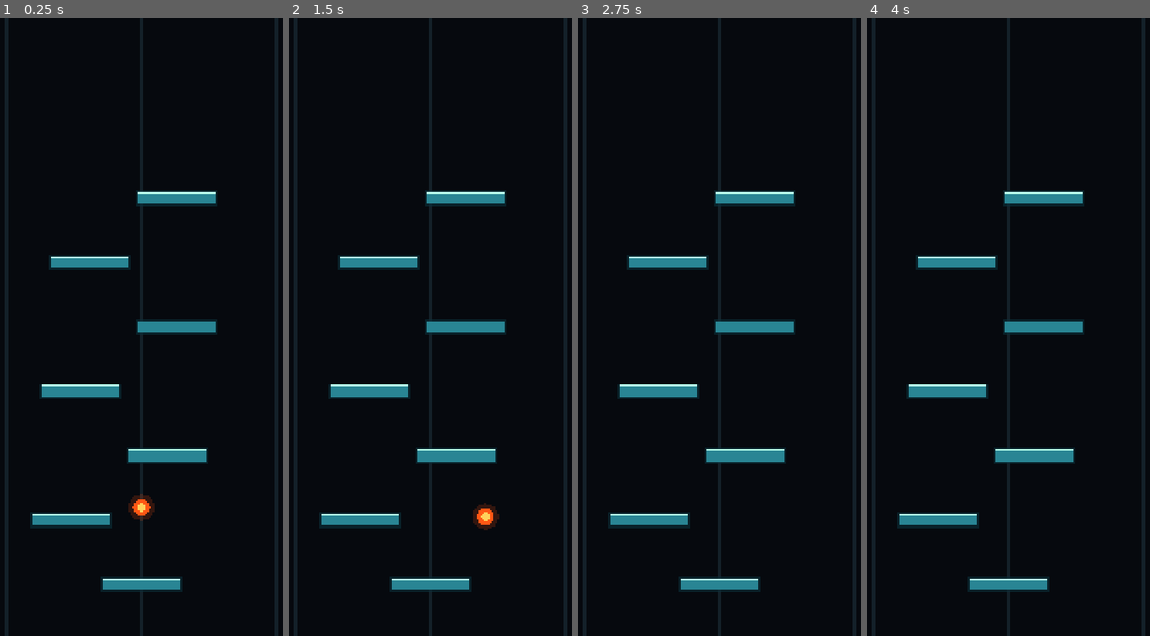
Above: before the commit, frames 1-4 (left to right).
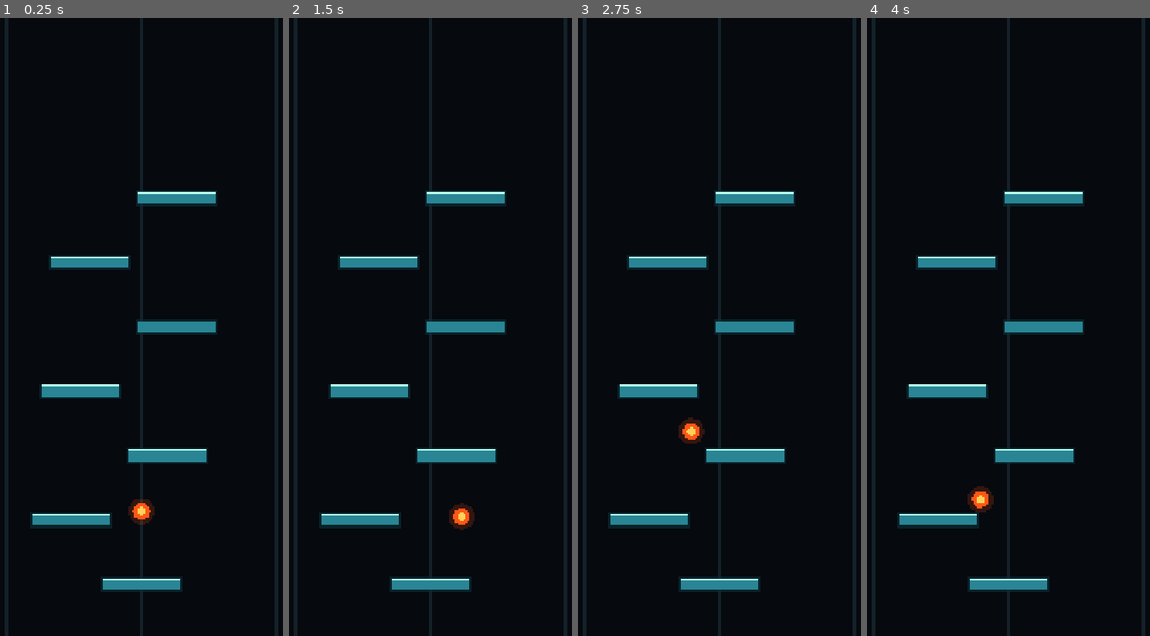
Above: after the commit, the same moments.

Repository: ScriptByFei/kernwerk-godot
Game: Godot game, scene res://scenes/game/game.tscn
Two runs of this game, one before a commit and one after it. Both use one fixed random seed, a clock stepped at 60 frames per second and the inputs below.
Inputs (mouse positions are in pixels of both pictures, inside the frame that each line leads up to):
- Up to frame 1 (0.25 s): no input
- Up to frame 2 (1.5 s): tap Enter at 0.5 s; move the mouse to (506, 296) at 0.52 s; hold D (move_right) 0.53-1.25 s; click (506, 296) at 0.67 s; drag from (359, 357) to (413, 450) at 1.27 s
- Up to frame 3 (2.75 s): move the mouse to (753, 191) at 2.02 s; hold A (move_left) from 2.03 s (still down); click (753, 191) at 2.17 s
- Up to frame 4 (4 s): release A (move_left) at 2.75 s; tap Space at 2.75 s; drag from (991, 450) to (903, 234) at 2.77 s; move the mouse to (1113, 419) at 3.52 s; hold D (move_right) from 3.53 s (still down); click (1113, 419) at 3.67 s

The runs differ from the first frame. In frame 1, 0.2% of the frame differs, in the area x 45-55%, y 77-82%; in frame 2, 0.6%, in the area x 56-75%, y 78-83%; in frame 3, 0.3%; in frame 4, 0.3%.

Commit message:
fix: improve jump control and one-way platforms

Diff:
--- a/scripts/game/game.gd
+++ b/scripts/game/game.gd
@@ -2,7 +2,6 @@
 
 var jumper: Jumper
 var camera: VerticalCamera
-var drag_origin := Vector2.ZERO
 var is_dragging := false
 
 func _ready() -> void:
@@ -41,23 +40,26 @@
 func _unhandled_input(event: InputEvent) -> void:
 	if event is InputEventMouseButton and event.button_index == MOUSE_BUTTON_LEFT:
 		is_dragging = event.pressed
-		drag_origin = event.position
-		if not is_dragging:
-			jumper.set_horizontal_intent(0.0)
+		if is_dragging:
+			_set_horizontal_target(event.position)
+		else:
+			jumper.clear_horizontal_target()
 	elif event is InputEventMouseMotion and is_dragging:
-		_set_drag_intent(event.position)
+		_set_horizontal_target(event.position)
 	elif event is InputEventScreenTouch:
 		is_dragging = event.pressed
-		drag_origin = event.position
-		if not is_dragging:
-			jumper.set_horizontal_intent(0.0)
+		if is_dragging:
+			_set_horizontal_target(event.position)
+		else:
+			jumper.clear_horizontal_target()
 	elif event is InputEventScreenDrag and is_dragging:
-		_set_drag_intent(event.position)
+		_set_horizontal_target(event.position)
 	elif event is InputEventKey:
 		_set_keyboard_intent()
 
-func _set_drag_intent(pointer_position: Vector2) -> void:
-	jumper.set_horizontal_intent((pointer_position.x - drag_origin.x) / JumpConfig.DRAG_DISTANCE)
+func _set_horizontal_target(pointer_position: Vector2) -> void:
+	var canvas_to_world := get_viewport().get_canvas_transform().affine_inverse()
+	jumper.set_horizontal_target((canvas_to_world * pointer_position).x)
 
 func _set_keyboard_intent() -> void:
 	jumper.set_horizontal_intent(Input.get_axis("move_left", "move_right"))
--- a/scripts/jump/jump_config.gd
+++ b/scripts/jump/jump_config.gd
@@ -8,13 +8,12 @@
 const MAX_HORIZONTAL_SPEED := 700.0
 const HORIZONTAL_ACCELERATION := 3600.0
 const HORIZONTAL_DRAG := 2800.0
+const HORIZONTAL_TARGET_DISTANCE := 180.0
 
 const JUMPER_SIZE := Vector2(58.0, 58.0)
 const PLATFORM_SIZE := Vector2(240.0, 34.0)
 const CAMERA_LEAD := 260.0
 const CAMERA_START := Vector2(540.0, 960.0)
-const DRAG_DISTANCE := 180.0
-
 const PLATFORM_LAYOUT := [
 	Vector2(540.0, 1760.0),
 	Vector2(320.0, 1560.0),
--- a/scripts/jump/jumper.gd
+++ b/scripts/jump/jumper.gd
@@ -4,6 +4,8 @@
 signal bounced
 
 var horizontal_intent := 0.0
+var horizontal_target_x := 0.0
+var has_horizontal_target := false
 
 func _ready() -> void:
 	collision_layer = 1
@@ -27,11 +29,26 @@
 	velocity.y += JumpConfig.GRAVITY * delta
 
 func set_horizontal_intent(intent: float) -> void:
+	has_horizontal_target = false
 	horizontal_intent = clampf(intent, -1.0, 1.0)
+
+func set_horizontal_target(target_x: float) -> void:
+	horizontal_target_x = target_x
+	has_horizontal_target = true
+
+func clear_horizontal_target() -> void:
+	has_horizontal_target = false
+	horizontal_intent = 0.0
 
 func apply_horizontal_steering(delta: float) -> void:
 	var target_speed := horizontal_intent * JumpConfig.MAX_HORIZONTAL_SPEED
-	var rate := JumpConfig.HORIZONTAL_ACCELERATION if horizontal_intent != 0.0 else JumpConfig.HORIZONTAL_DRAG
+	if has_horizontal_target:
+		target_speed = clampf(
+			(horizontal_target_x - global_position.x) / JumpConfig.HORIZONTAL_TARGET_DISTANCE * JumpConfig.MAX_HORIZONTAL_SPEED,
+			-JumpConfig.MAX_HORIZONTAL_SPEED,
+			JumpConfig.MAX_HORIZONTAL_SPEED
+		)
+	var rate := JumpConfig.HORIZONTAL_ACCELERATION if not is_zero_approx(target_speed) else JumpConfig.HORIZONTAL_DRAG
 	velocity.x = move_toward(velocity.x, target_speed, rate * delta)
 	velocity.x = clampf(velocity.x, -JumpConfig.MAX_HORIZONTAL_SPEED, JumpConfig.MAX_HORIZONTAL_SPEED)
 
--- a/scripts/jump/platform.gd
+++ b/scripts/jump/platform.gd
@@ -10,6 +10,7 @@
 	var shape := RectangleShape2D.new()
 	shape.size = platform_size
 	collision.shape = shape
+	collision.one_way_collision = true
 	add_child(collision)
 	queue_redraw()
 
--- a/tests/jump_physics_test.gd
+++ b/tests/jump_physics_test.gd
@@ -28,6 +28,23 @@
 	jumper.apply_horizontal_steering(10.0)
 	_check(jumper.velocity.x == JumpConfig.MAX_HORIZONTAL_SPEED, "horizontal steering is speed-capped")
 
+	jumper.position.x = 540.0
+	jumper.velocity.x = 0.0
+	jumper.set_horizontal_target(360.0)
+	jumper.apply_horizontal_steering(10.0)
+	_check(jumper.velocity.x == -JumpConfig.MAX_HORIZONTAL_SPEED, "left target produces capped leftward motion")
+
+	jumper.velocity.x = 0.0
+	jumper.set_horizontal_target(720.0)
+	jumper.apply_horizontal_steering(10.0)
+	_check(jumper.velocity.x == JumpConfig.MAX_HORIZONTAL_SPEED, "right target produces capped rightward motion")
+
+	jumper.velocity.x = 300.0
+	jumper.set_horizontal_target(jumper.position.x)
+	jumper.apply_horizontal_steering(10.0)
+	_check(jumper.velocity.x == 0.0, "target at jumper position damps horizontal velocity to zero")
+	await _check_rising_platform_pass_through()
+
 	jumper.velocity.y = 240.0
 	jumper.bounce_from(platform, true)
 	_check(-jumper.velocity.y > JumpConfig.BASE_BOUNCE_SPEED, "overload bounce is higher than base bounce")
@@ -56,6 +73,24 @@
 	world.queue_free()
 	await process_frame
 
+func _check_rising_platform_pass_through() -> void:
+	var world := Node2D.new()
+	var physical_platform := Platform.new()
+	var physical_jumper := Jumper.new()
+	var bounce_count := [0]
+	physical_platform.position = Vector2(540.0, 500.0)
+	physical_jumper.position = Vector2(540.0, 650.0)
+	physical_jumper.velocity.y = -1200.0
+	physical_jumper.bounced.connect(func(): bounce_count[0] += 1)
+	world.add_child(physical_platform)
+	world.add_child(physical_jumper)
+	get_root().add_child(world)
+	for _frame in 24:
+		await physics_frame
+	_check(bounce_count[0] == 0 and physical_jumper.position.y < physical_platform.position.y, "rising CharacterBody2D passes through platform underside")
+	world.queue_free()
+	await process_frame
+
 func _check(condition: bool, description: String) -> void:
 	if condition:
 		print("  ✓ " + description)
Binary file changed: docs/assets/screenshots/jump_phase1.png
